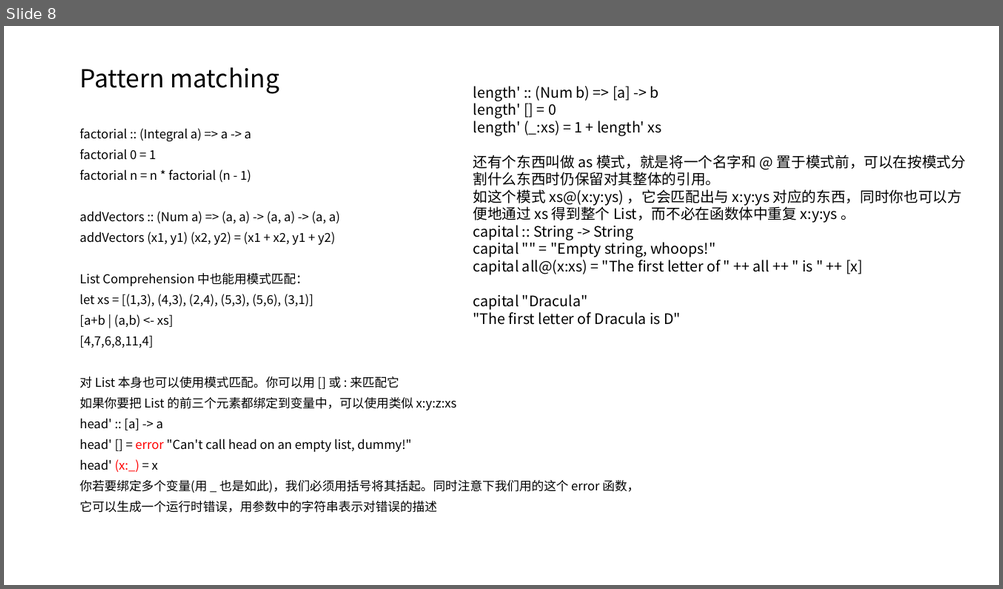
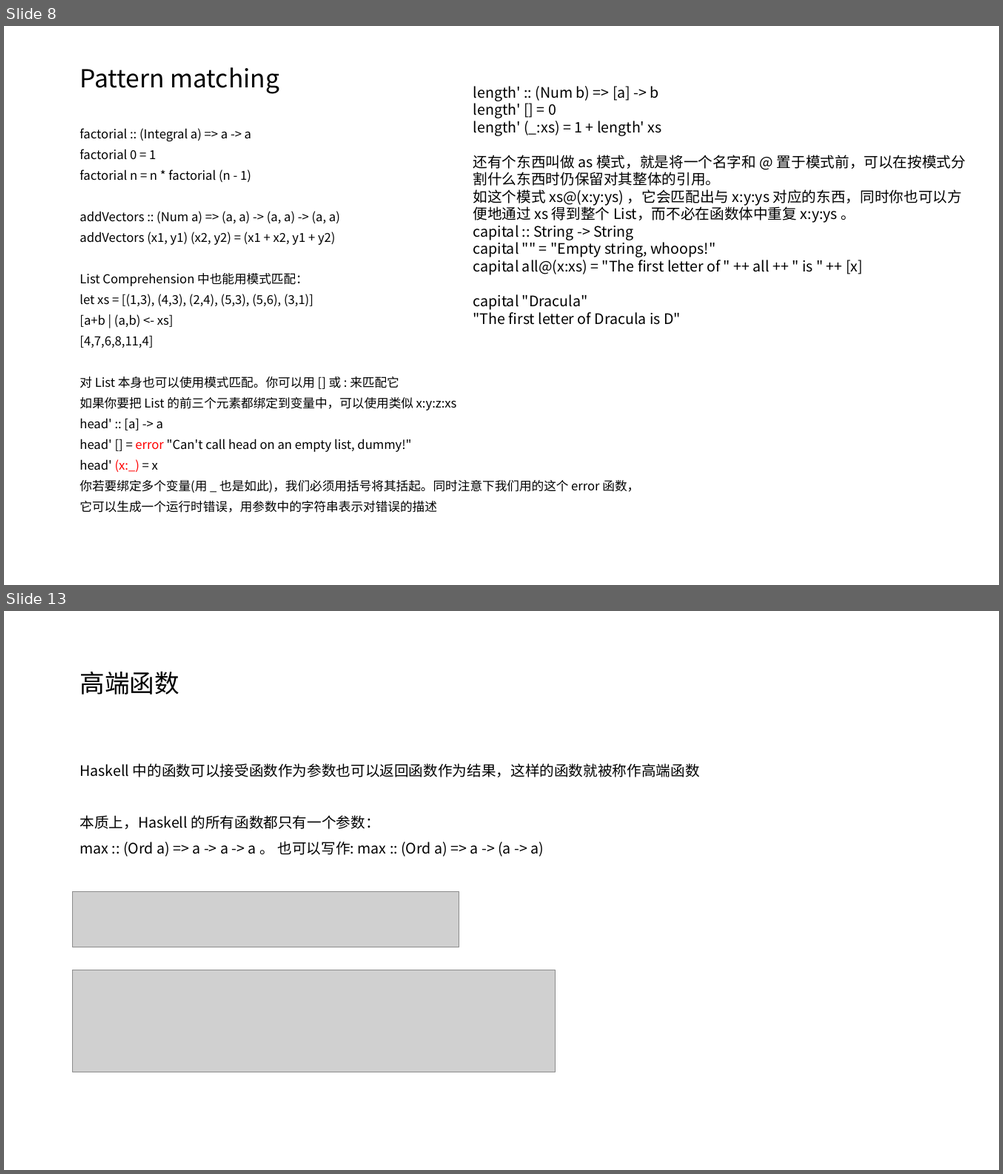
Before and after one commit to bilosikia/learnMarks, a slide deck: haskell.pptx. Shown one above the other, each under a label of ours: slide 8 before the commit, slides 8 and 13 after it; the slides between them are not shown. The pictures are 1003x589 and 1003x1174 pixels, drawn with LibreOffice and Linux fonts; fonts in the diff are those of the drawing; grey boxes stand for pictures. Boxes give left, top, right and bottom in pixels: in the first picture for what was removed or moved away, otherwise in the second. Text is boxed around its words. In the diff, an @@ line names an element or a change of style, - is before the commit and + after.

Commit message:
update haskell

```diff
--- a/haskell.pptx
+++ b/haskell.pptx
@@ slide 13 added at [4,611,999,1170], background #FFFFFF @@
@@ title added at [79,671,179,695], 24 pt, text #000000 @@
+高端函数
@@ text added at [79,763,700,857], 14 pt, text #000000 @@
+Haskell 中的函数可以接受函数作为参数也可以返回函数作为结果，这样的函数就被称作高端函数
+本质上，Haskell 的所有函数都只有一个参数：
+max :: (Ord a) => a -> a -> a 。 也可以写作: max :: (Ord a) => a -> (a -> a)
@@ picture added at [73,892,459,948] @@
@@ picture added at [73,971,555,1072] @@
```
Also in this commit, not shown: 5 other slides added.
